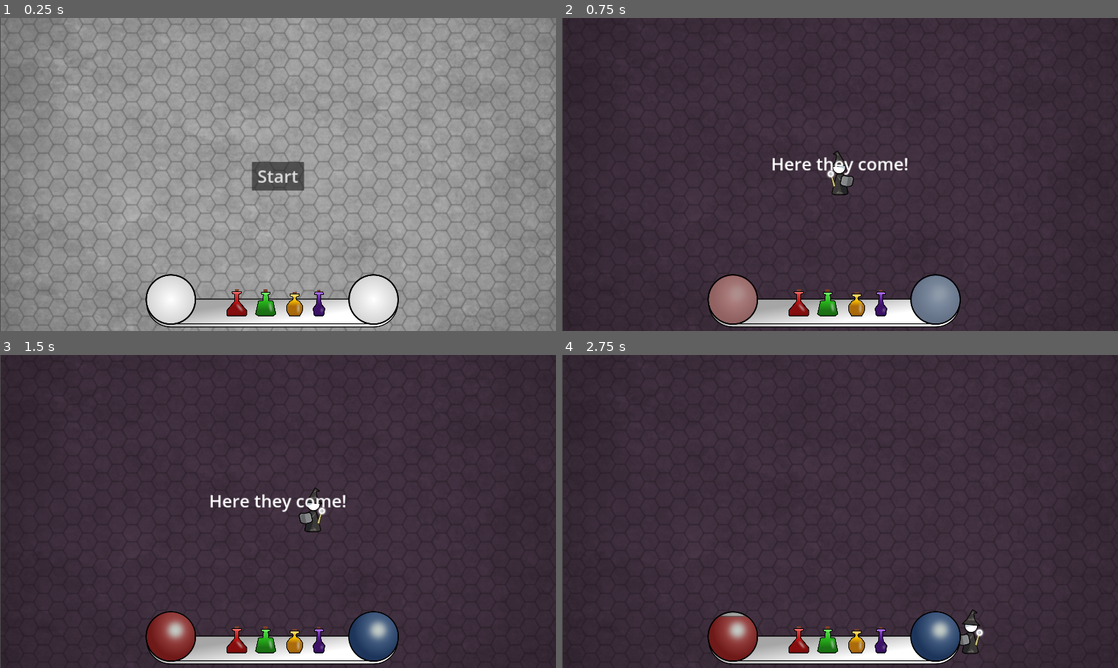
Above: before the commit, frames 1-4 (two rows, left to right).
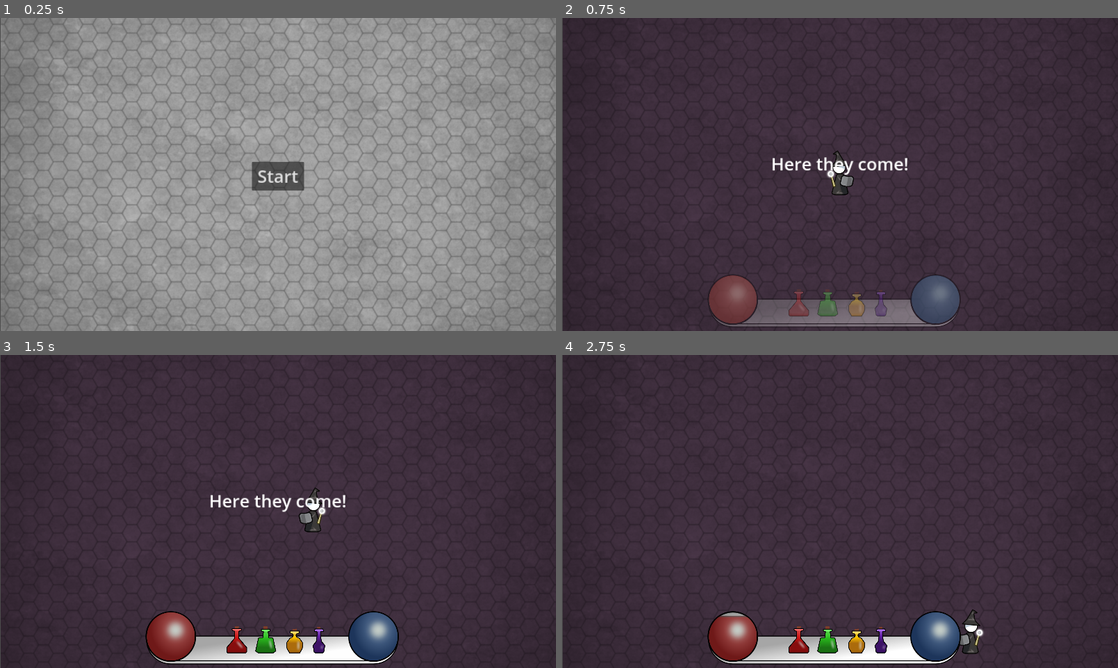
Above: after the commit, the same moments.

Repository: kurilluk/GDSJam23
Game: Godot game, scene res://assets/scenes/Main.tscn
Same seed, same stepped clock (60 frames per second), same inputs: the game is played once before the commit and once after it.
Inputs:
- Up to frame 1 (0.25 s): no input
- Up to frame 2 (0.75 s): click "Start" at 0.5 s
- Up to frame 3 (1.5 s): hold D (Right) from 1.28 s (still down); tap 1 (Potion_1) at 1.35 s
- Up to frame 4 (2.75 s): release D (Right) at 2.03 s; hold S (Down) from 2.03 s (still down); tap 2 (Potion_2) at 2.1 s

The runs differ from the first frame. In frame 1, 5.0% of the frame differs, in the area x 26-72%, y 81-99%; in frame 2, 5.1%; in frame 3, less than 0.1%; in frame 4, nothing differs.
Error before the commit: Invalid assignment of property or key 'modulate' with value of type 'Color' on a base object of type 'Nil'. (res://assets/scripts/HUD.gd:53)

Commit message:
hope all OK

Diff:
--- a/examples/dodge_the_creeps/assets/scenes/Fireball.tscn
+++ b/examples/dodge_the_creeps/assets/scenes/Fireball.tscn
@@ -35,6 +35,7 @@
 
 [node name="Fire_1" type="AudioStreamPlayer2D" parent="."]
 stream = ExtResource("4_r4vrk")
+volume_db = -10.0
 
 [connection signal="area_entered" from="." to="." method="_on_area_entered"]
 [connection signal="body_entered" from="." to="." method="_on_body_entered"]
--- a/examples/dodge_the_creeps/assets/scenes/HUD.tscn
+++ b/examples/dodge_the_creeps/assets/scenes/HUD.tscn
@@ -20,12 +20,14 @@
 [sub_resource type="StyleBoxFlat" id="StyleBoxFlat_lp17v"]
 bg_color = Color(0.0352941, 0.517647, 0.85098, 1)
 
-[node name="HUD" type="CanvasLayer" node_paths=PackedStringArray("HealthBar", "UnderlyingHealthBar", "ManaBar", "UnderlyingManaBar", "ColorFadeRect")]
+[node name="HUD" type="CanvasLayer" node_paths=PackedStringArray("HealthBar", "UnderlyingHealthBar", "ManaBar", "UnderlyingManaBar", "HudFrame", "PotionsScene", "ColorFadeRect")]
 script = ExtResource("1_8bs4p")
 HealthBar = NodePath("HealthBar_simple")
 UnderlyingHealthBar = NodePath("UnderlyingHealthBar")
 ManaBar = NodePath("ManaBar_simple")
 UnderlyingManaBar = NodePath("UnderlyingManaBar")
+HudFrame = NodePath("HubFrame")
+PotionsScene = NodePath("Potions")
 ColorFadeRect = NodePath("ColorFade")
 
 [node name="ScoreLabel" type="Label" parent="."]
@@ -151,7 +153,6 @@
 tint_progress = Color(0.0509804, 0.152941, 0.317647, 0.768627)
 
 [node name="ColorFade" type="ColorRect" parent="."]
-visible = false
 modulate = Color(1, 1, 1, 0)
 z_index = 999
 offset_left = -51.0
@@ -160,7 +161,7 @@
 offset_bottom = 1314.0
 mouse_filter = 2
 
-[node name="Hub" type="Sprite2D" parent="."]
+[node name="HubFrame" type="Sprite2D" parent="."]
 position = Vector2(940, 975)
 texture = ExtResource("5_jwupg")
 
--- a/examples/dodge_the_creeps/assets/scenes/Mob.tscn
+++ b/examples/dodge_the_creeps/assets/scenes/Mob.tscn
@@ -88,5 +88,6 @@
 
 [node name="Fire_2" type="AudioStreamPlayer2D" parent="."]
 stream = ExtResource("10_bd7a6")
+volume_db = -15.0
 
 [connection signal="screen_exited" from="VisibleOnScreenNotifier2D" to="." method="_on_VisibilityNotifier2D_screen_exited"]
--- a/examples/dodge_the_creeps/assets/scenes/Player.tscn
+++ b/examples/dodge_the_creeps/assets/scenes/Player.tscn
@@ -8,6 +8,7 @@
 [ext_resource type="Texture2D" uid="uid://3eg17k5kp83j" path="res://assets/sprites/player_test.png" id="6_cp04e"]
 [ext_resource type="Texture2D" uid="uid://je8cjivjthak" path="res://art/G_mage/G_mage.png" id="7_jf8c2"]
 [ext_resource type="AudioStream" uid="uid://dvi3scw7fgwmj" path="res://assets/sound/Fireball3.mp3" id="8_dtgvq"]
+[ext_resource type="AudioStream" uid="uid://d1cisdls5cyyn" path="res://assets/sound/Vocal_Ineedapotion_lowhp.mp3" id="8_ieq6g"]
 
 [sub_resource type="SpriteFrames" id="1"]
 animations = [{
@@ -99,7 +100,11 @@
 [node name="AudioListener2D" type="AudioListener2D" parent="."]
 current = true
 
+[node name="PotionNeeds" type="AudioStreamPlayer" parent="."]
+stream = ExtResource("8_ieq6g")
+
 [node name="HitSound" type="AudioStreamPlayer" parent="."]
 stream = ExtResource("8_dtgvq")
+volume_db = -10.0
 
 [connection signal="body_entered" from="." to="." method="_on_Player_body_entered"]
Not shown: 1 places in examples/dodge_the_creeps/assets/scenes/Player.tscn that only renumber resources
Not shown, changed: examples/dodge_the_creeps/export_presets.cfg
